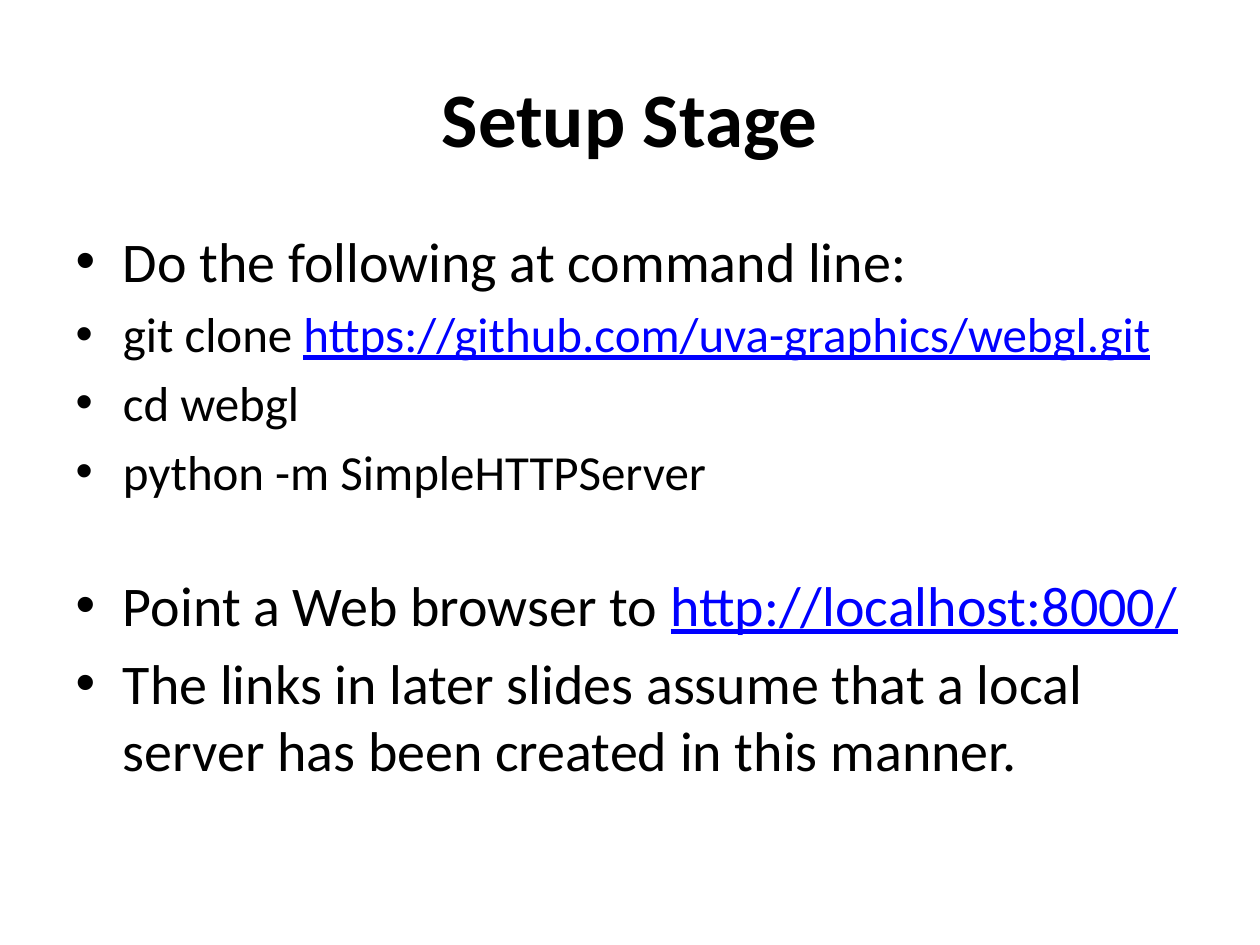
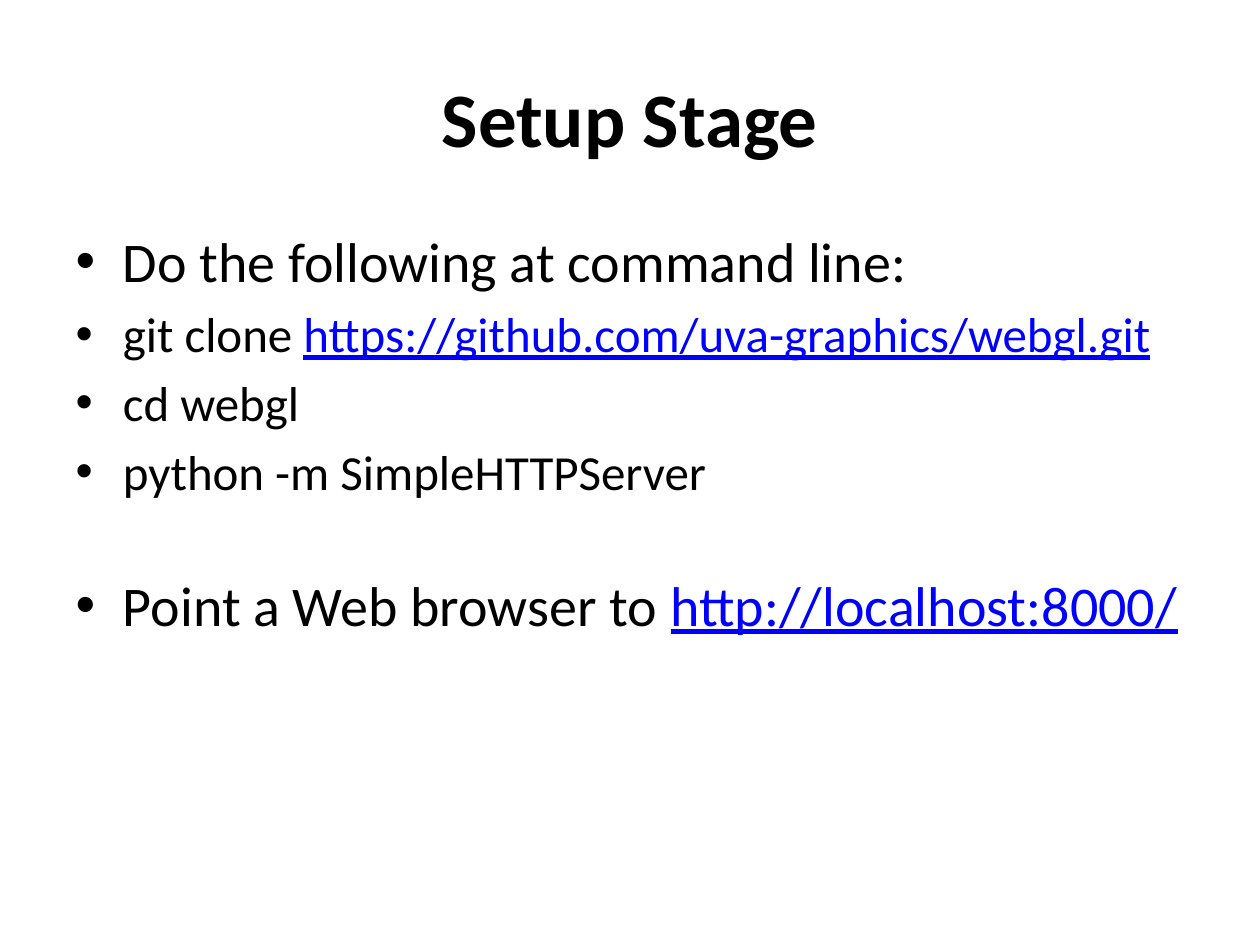
Before and after one commit to uva-graphics/webgl, a slide deck: slide 4 of slides.pptx. Drawn at 1260x945 pixels with LibreOffice and Linux fonts; fonts in the diff are those of the drawing. Boxes give left, top, right and bottom in pixels: in the first picture for what was removed or moved away, otherwise in the second. Text is boxed around its words. In the diff, an @@ line names an element or a change of style, - is before the commit and + after.

Commit message:
slides -- add links to remote content

```diff
--- a/slides.pptx
+++ b/slides.pptx
@@ text at (123, 665, 1082, 772): paragraph removed @@
-• The links in later slides assume that a local server has been created in this manner.
```
Also in this commit, not shown: 1 other slide changed.
